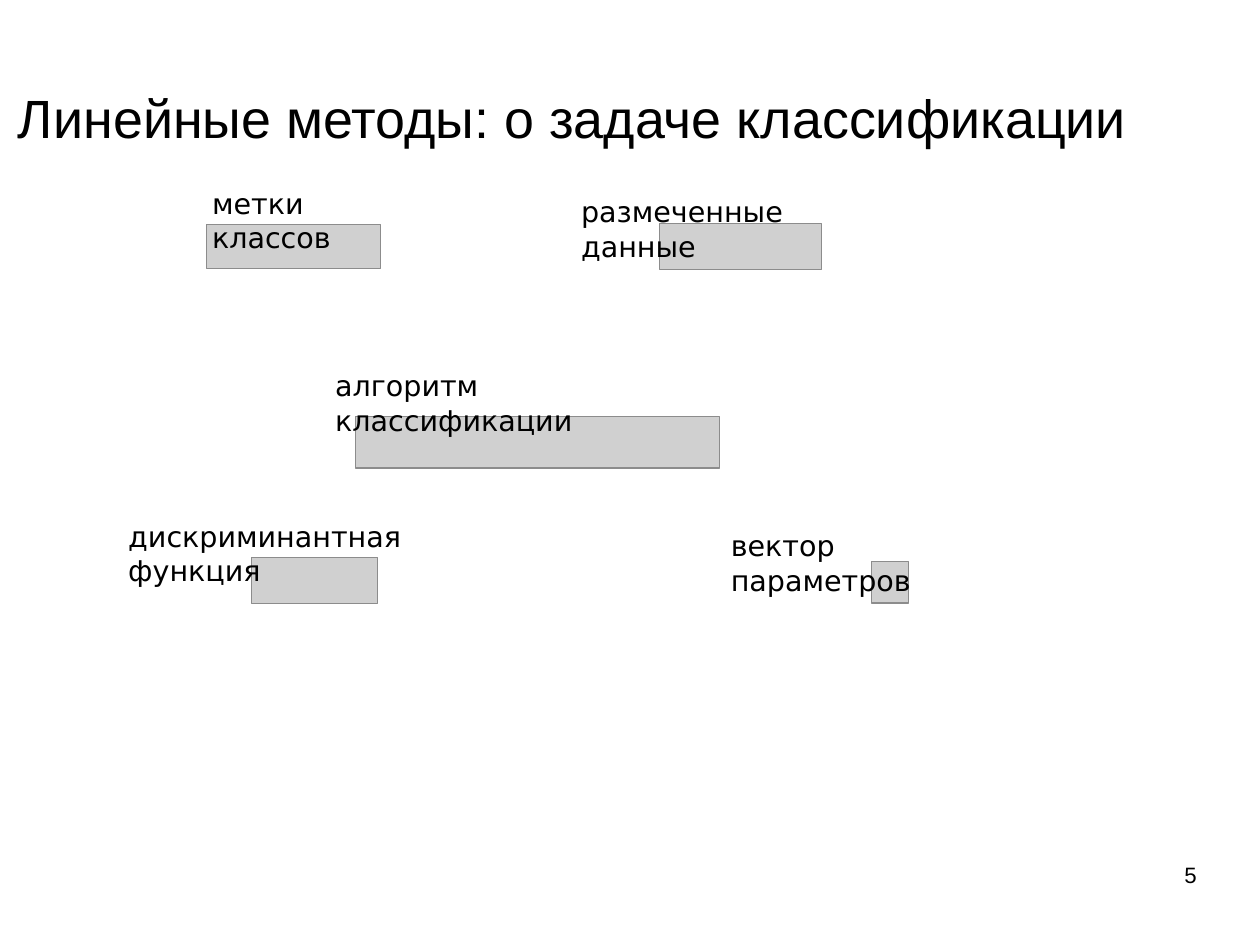
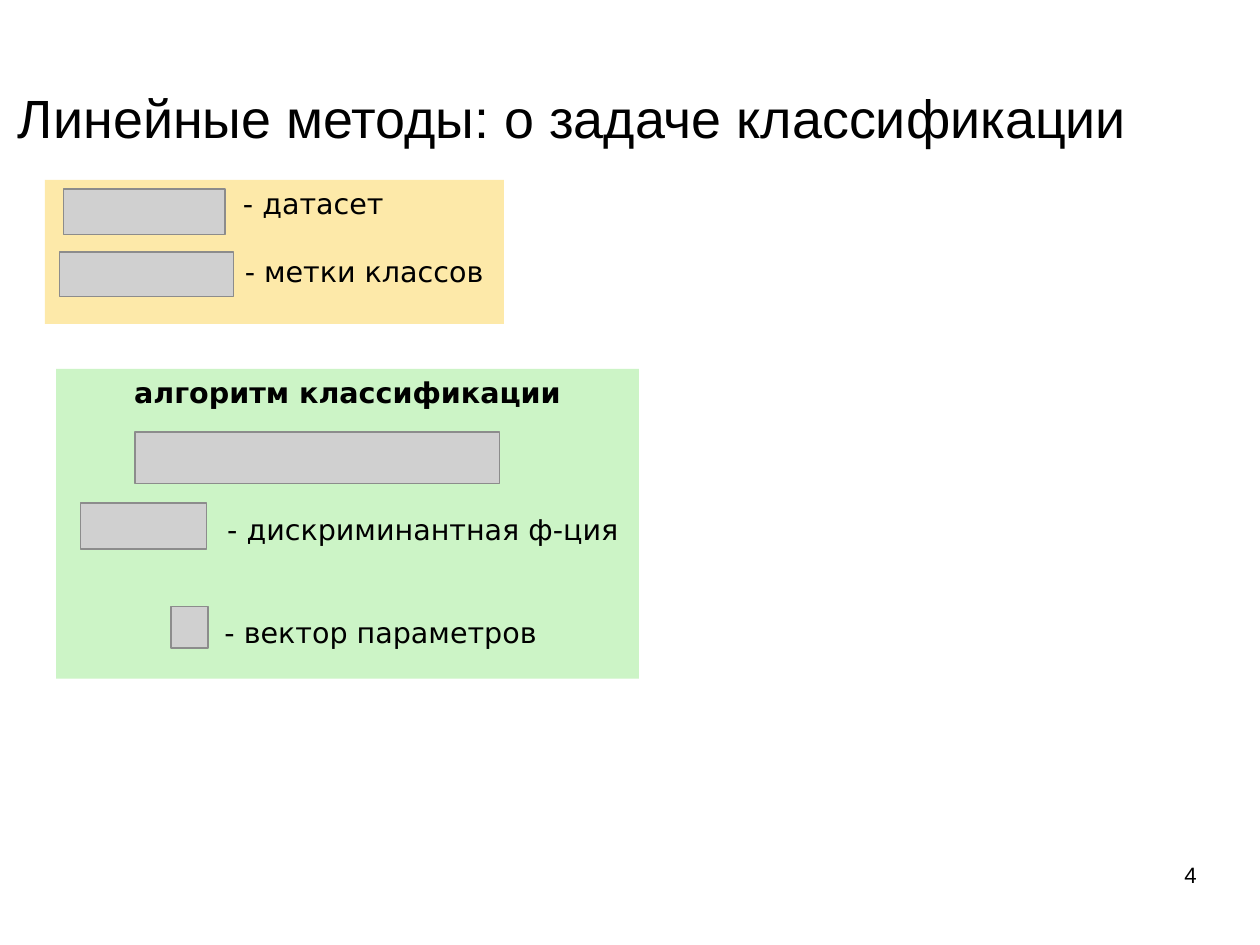
Before and after one commit to mechanoid5/ml_lectorium_legacy, a slide deck: slide 4 of 15-linear.odp (slide 5 before the commit). Drawn at 1260x945 pixels with LibreOffice and Linux fonts; fonts in the diff are those of the drawing; grey boxes stand for pictures; background and template pictures are left out. Boxes give left, top, right and bottom in pixels: in the first picture for what was removed or moved away, otherwise in the second. Text is boxed around its words. In the diff, an @@ line names an element or a change of style, - is before the commit and + after.

```diff
--- a/15-linear.odp
+++ b/15-linear.odp
@@ rectangle "- датасет": place and size @@
-rectangle "- датасет" at box(212, 198, 331, 249)
+rectangle "- датасет" at box(45, 180, 504, 324)
@@ rectangle "- датасет" at box(45, 180, 504, 324): fill none to #FDE9A9 @@
@@ picture: place and size @@
-picture at box(660, 224, 821, 270)
+picture at box(63, 189, 224, 234)
@@ text in rectangle at box(262, 198, 484, 283): text changed @@
-метки классов
+- датасет
+- метки классов
@@ text removed at box(581, 206, 783, 262) @@
-размеченные данные
@@ picture: place and size @@
-picture at box(207, 224, 381, 269)
+picture at box(59, 252, 233, 296)
@@ rectangle added at box(56, 369, 639, 679), fill #CCF4C6, 18 pt, text #000000 @@
+алгоритм классификации
+- дискриминантная ф-ция
+- вектор параметров
@@ text removed at box(335, 380, 572, 437) @@
-алгоритм классификации
@@ picture: place and size @@
-picture at box(252, 558, 378, 604)
+picture at box(135, 432, 500, 484)
@@ picture: place and size @@
-picture at box(356, 417, 720, 469)
+picture at box(80, 503, 207, 549)
@@ text removed at box(128, 531, 401, 587) @@
-дискриминантная функция
@@ text removed at box(731, 540, 911, 596) @@
-вектор параметров
@@ picture: place and size @@
-picture at box(871, 561, 909, 604)
+picture at box(172, 606, 209, 648)
@@ page number at box(1184, 867, 1196, 883): text changed @@
-5
+4
```
Also in this commit, not shown: 6 other slides changed, 6 slides removed, 2 other files.
